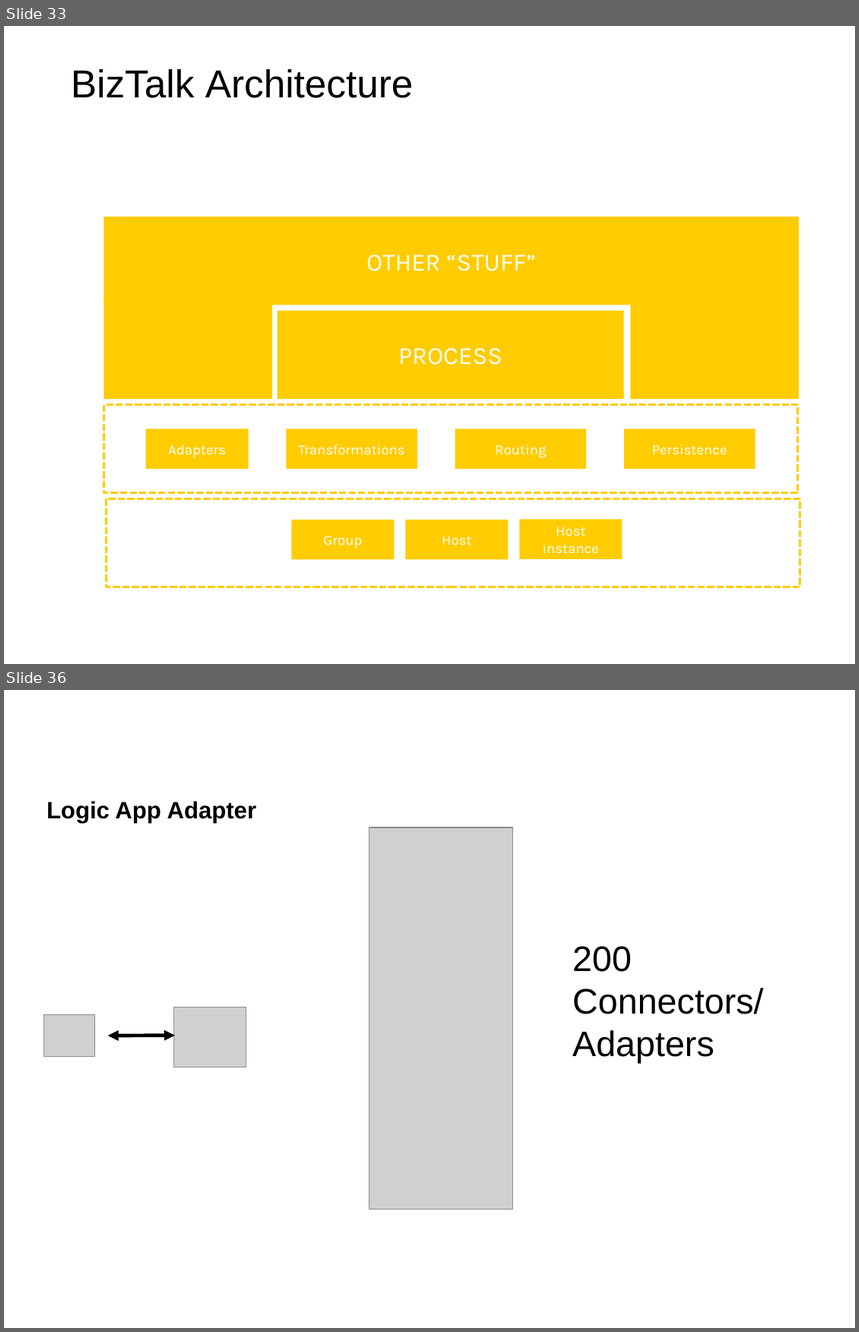
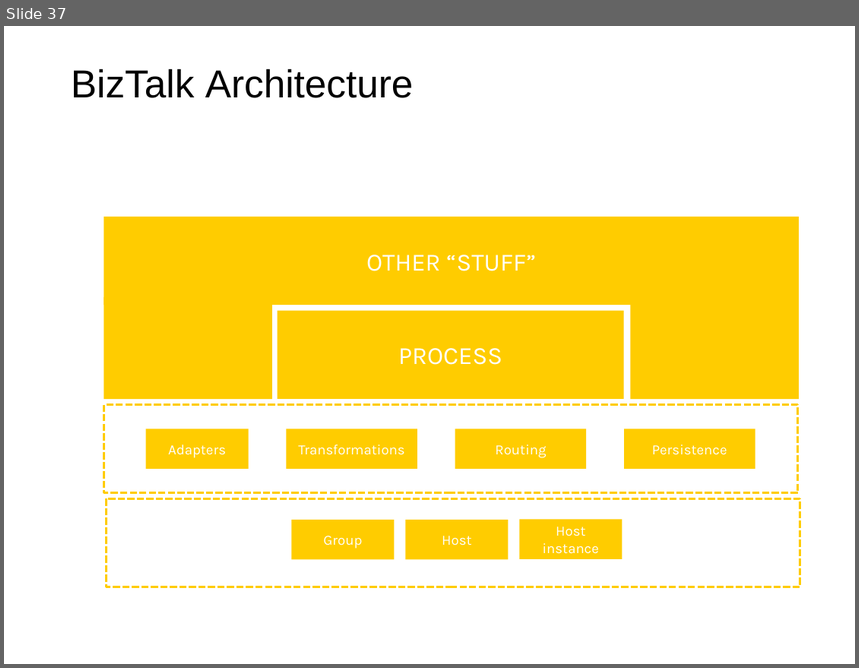
Before and after one commit to johan-jeh/BizTalk-Server---Developing-Integration-Solutions, a slide deck: Slides/Module 1 - Introduction to BizTalk Server.pptx. Shown one above the other, each under a label of ours: slides 33 and 36 before the commit, slide 37 after it; the slides between them are not shown. The pictures are 859x1332 and 859x668 pixels, drawn with LibreOffice and Linux fonts; fonts in the diff are those of the drawing; grey boxes stand for pictures. Boxes give left, top, right and bottom in pixels: in the first picture for what was removed or moved away, otherwise in the second. Text is boxed around its words. In the diff, an @@ line names an element or a change of style, - is before the commit and + after.

```diff
--- a/Slides/Module 1 - Introduction to BizTalk Server.pptx
+++ b/Slides/Module 1 - Introduction to BizTalk Server.pptx
@@ slide 36 removed at (x1=4, y1=690, x2=855, y2=1328), background #FFFFFF @@
@@ title removed at (x1=47, y1=801, x2=257, y2=823) @@
-Logic App Adapter
@@ picture removed at (x1=369, y1=828, x2=513, y2=1210) @@
@@ text removed at (x1=572, y1=946, x2=763, y2=1063) @@
-200 Connectors/Adapters
@@ picture removed at (x1=174, y1=1008, x2=246, y2=1068) @@
@@ picture removed at (x1=44, y1=1015, x2=95, y2=1057) @@
@@ double arrow removed from (108, 1036) to (175, 1036) @@
@@ what was slide 33 is now slide 37 @@
```
Also in this commit, not shown: 7 slides changed, 5 slides added, 4 other slides removed, 4 other files.
